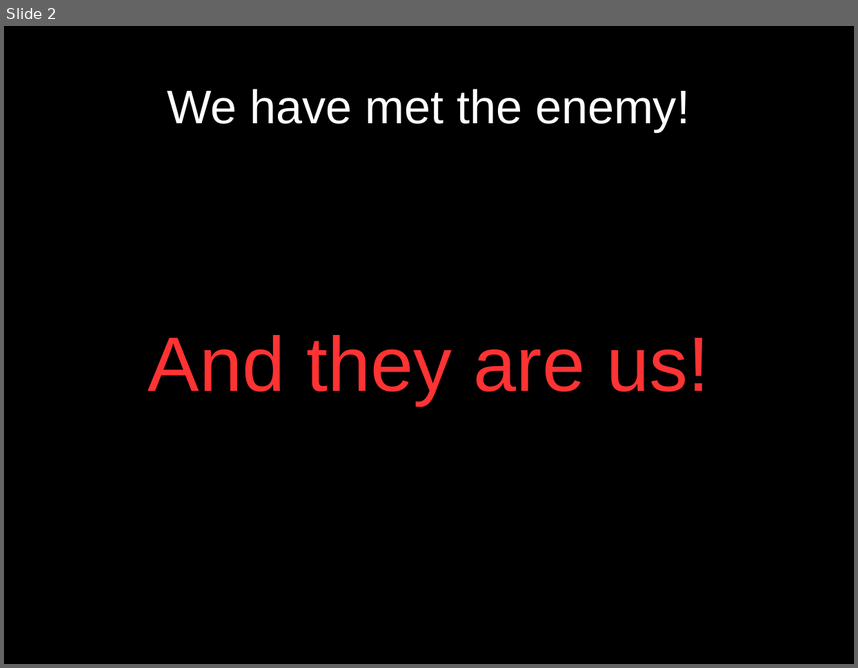
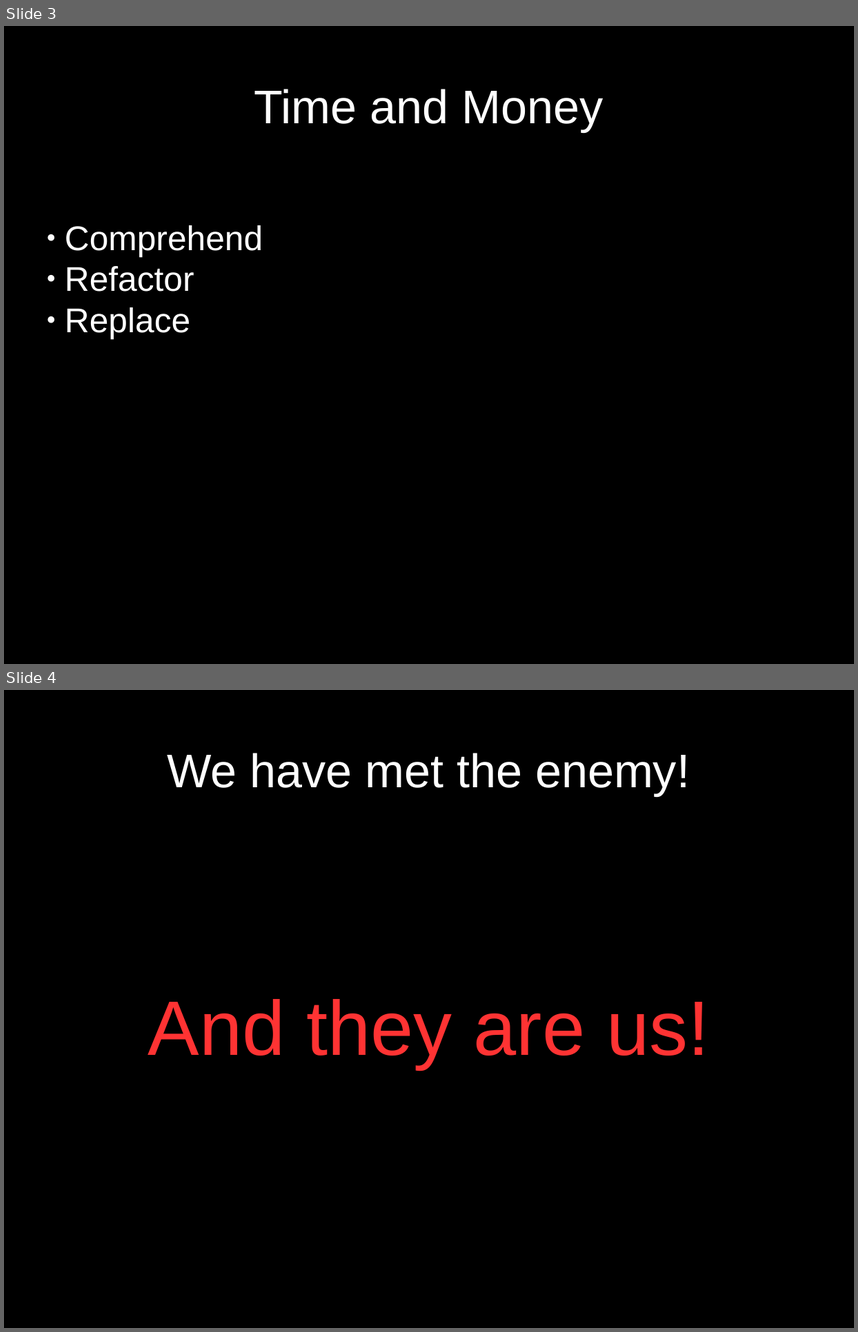
Before and after one commit to ChrisLynch42/presentations, a slide deck: codepalousa/legacy_code/coudepalousa.odp. Shown one above the other, each under a label of ours: slide 2 before the commit, slides 3 and 4 after it. The pictures are 858x668 and 858x1332 pixels, drawn with LibreOffice and Linux fonts; fonts in the diff are those of the drawing. Boxes give left, top, right and bottom in pixels: in the first picture for what was removed or moved away, otherwise in the second. Text is boxed around its words. In the diff, an @@ line names an element or a change of style, - is before the commit and + after.

```diff
--- a/codepalousa/legacy_code/coudepalousa.odp
+++ b/codepalousa/legacy_code/coudepalousa.odp
@@ slide 3 added at bbox=[4, 26, 854, 664], background #000000 @@
@@ title added at bbox=[254, 89, 604, 132], 44 pt, text #FFFFFF @@
+Time and Money
@@ subtitle added at bbox=[65, 225, 263, 339], 32 pt, text #FFFFFF @@
+● Comprehend
+● Refactor
+● Replace
@@ what was slide 2 is now slide 4 @@
```
Also in this commit, not shown: 6 slides changed, 3 other slides added, 3 slides removed.
